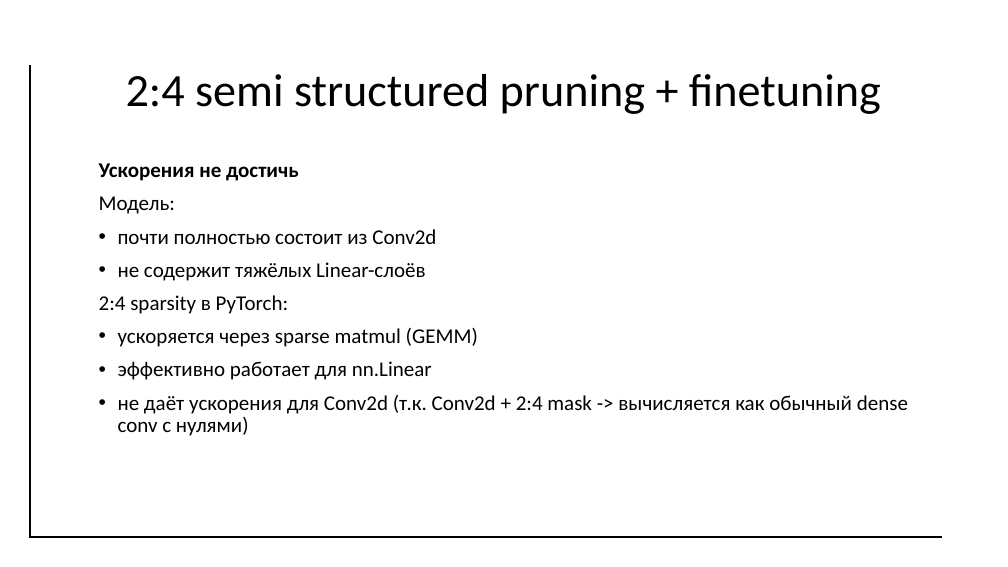
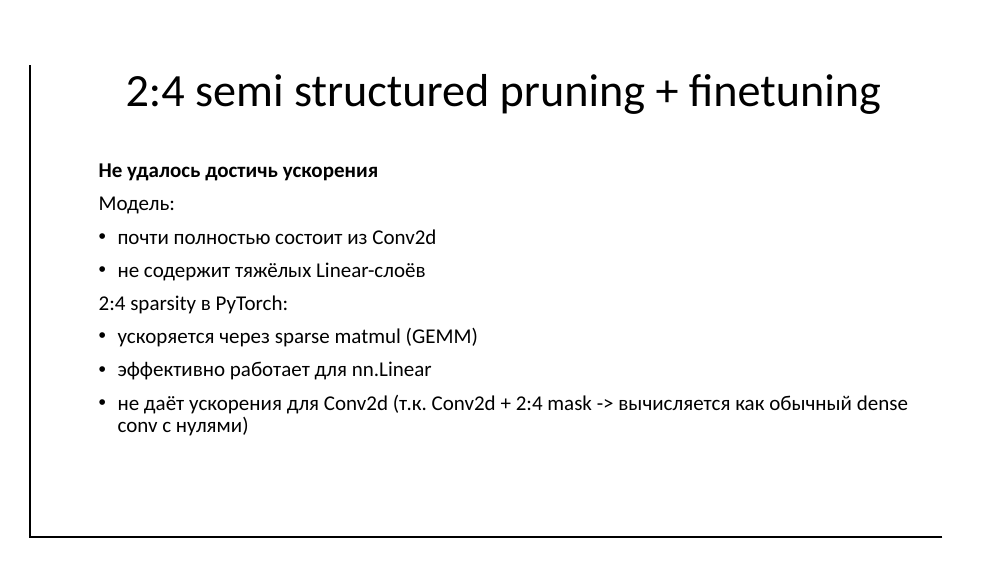
Before and after one commit to Tyumentseva/Unet-Inference-Acceleration-Project, a slide deck: slide 27 of unet_inference_240426.pptx (slide 25 before the commit). Drawn at 1008x567 pixels with LibreOffice and Linux fonts; fonts in the diff are those of the drawing; background and template pictures are left out. Boxes give left, top, right and bottom in pixels: in the first picture for what was removed or moved away, otherwise in the second. Text is boxed around its words. In the diff, an @@ line names an element or a change of style, - is before the commit and + after.

```diff
--- a/unet_inference_240426.pptx
+++ b/unet_inference_240426.pptx
@@ text at bbox=[99, 163, 378, 181]: text changed @@
-Ускорения не достичь
+Не удалось достичь ускорения
```
Also in this commit, not shown: 11 other slides changed, 6 other files.
